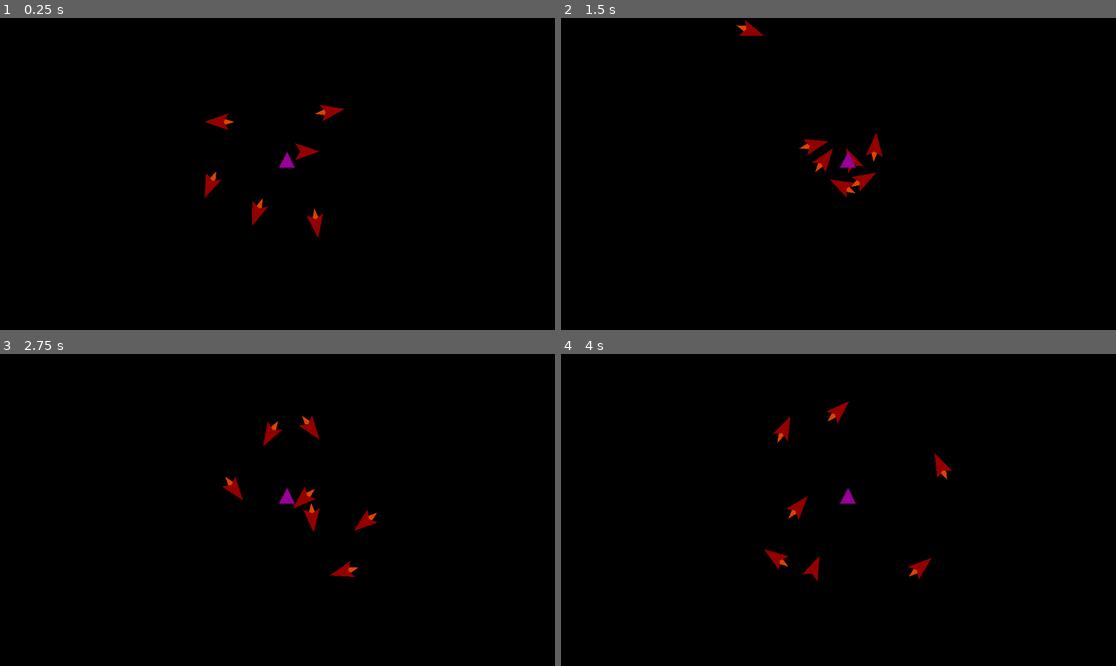
Above: before the commit, frames 1-4 (two rows, left to right).
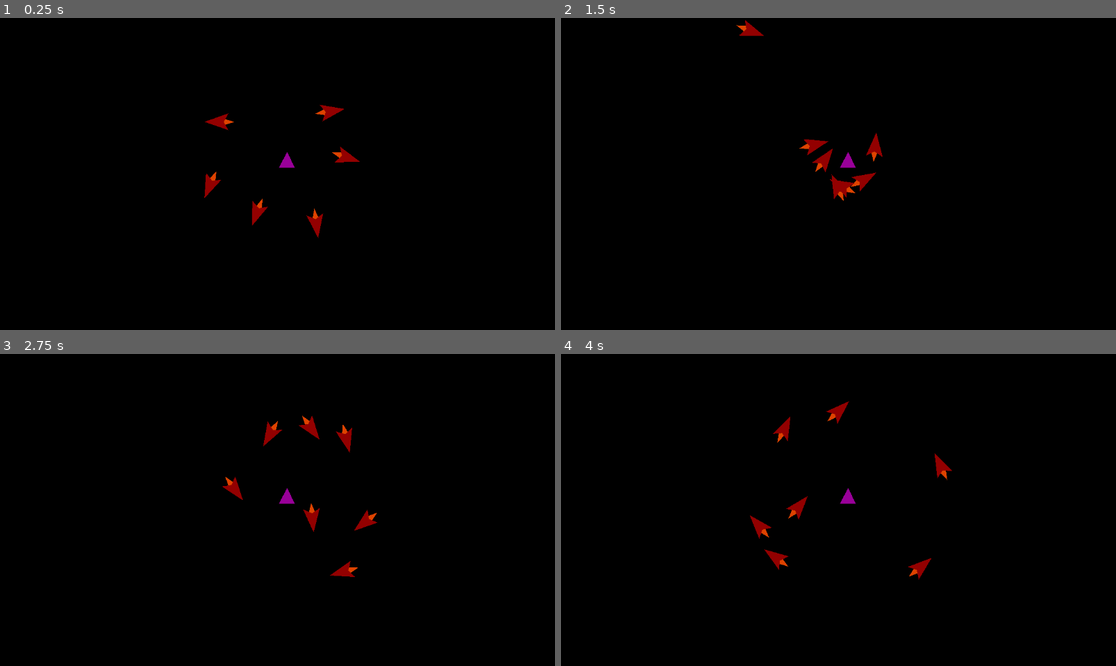
Above: after the commit, the same moments.

Repository: AthertonRoamer/Boethius
Game: Godot game, scene res://world/test_world/test_world.tscn
Two runs of this game, one before a commit and one after it. Both use one fixed random seed, a clock stepped at 60 frames per second and the inputs below. The project has no main scene, so this scene is started directly.
Inputs:
- Up to frame 1 (0.25 s): no input
- Up to frame 2 (1.5 s): hold W (ship_thrust) 0.53-1.28 s; hold D (ship_rotate_clockwise) 0.53-1.28 s; tap A (ship_rotate_counterclockwise) at 1.35 s
- Up to frame 3 (2.75 s): hold W (ship_thrust) from 2.03 s (still down); hold D (ship_rotate_clockwise) from 2.03 s (still down)
- Up to frame 4 (4 s): release D (ship_rotate_clockwise) at 2.78 s; tap A (ship_rotate_counterclockwise) at 2.85 s; release W (ship_thrust) at 3.53 s; hold D (ship_rotate_clockwise) from 3.53 s (still down)

The runs differ from the first frame. In frame 1, 0.2% of the frame differs, in the area x 53-65%, y 40-47%; in frame 2, 0.1%; in frame 3, 0.2%, in the area x 52-64%, y 22-50%; in frame 4, 0.2%.

Commit message:
got art in

Diff:
--- a/boethius/world/test_world/test_world.tscn
+++ b/boethius/world/test_world/test_world.tscn
@@ -12,26 +12,56 @@
 
 [node name="BasicShip7" parent="." instance=ExtResource("2_7xgbe")]
 rotation = 1.9282
+auto_uses_space_physics = null
+friction = null
+thrust_accel = null
+rotation_speed = null
+max_speed = null
 
 [node name="BasicShip6" parent="." instance=ExtResource("2_7xgbe")]
 position = Vector2(624, 342)
 rotation = 1.00857
+auto_uses_space_physics = null
+friction = null
+thrust_accel = null
+rotation_speed = null
+max_speed = null
 
 [node name="BasicShip" parent="." instance=ExtResource("2_7xgbe")]
 position = Vector2(549, 314)
 rotation = 1.547
+auto_uses_space_physics = null
+friction = null
+thrust_accel = null
+rotation_speed = null
+max_speed = null
 
 [node name="BasicShip2" parent="." instance=ExtResource("2_7xgbe")]
 position = Vector2(497, 280)
 rotation = 2.65841
+auto_uses_space_physics = null
+friction = null
+thrust_accel = null
+rotation_speed = null
+max_speed = null
 
 [node name="BasicShip3" parent="." instance=ExtResource("2_7xgbe")]
 position = Vector2(541, 243)
 rotation = -2.53245
+auto_uses_space_physics = null
+friction = null
+thrust_accel = null
+rotation_speed = null
+max_speed = null
 
 [node name="BasicShip4" parent="." instance=ExtResource("2_7xgbe")]
 position = Vector2(628, 277)
-under_player_control = true
+under_player_control = null
+auto_uses_space_physics = null
+friction = null
+thrust_accel = null
+rotation_speed = null
+max_speed = null
 
 [node name="Polygon2D2" type="Polygon2D" parent="."]
 color = Color(0.601399, 0.000265874, 0.60159, 1)
@@ -41,3 +71,8 @@
 [node name="BasicShip5" parent="." instance=ExtResource("2_7xgbe")]
 position = Vector2(602, 230)
 rotation = -0.65897
+auto_uses_space_physics = null
+friction = null
+thrust_accel = null
+rotation_speed = null
+max_speed = null
Binary file added: boethius/Bg-1.png
Not shown, added: boethius/Bg-1.png.import
Binary file added: boethius/Bg-2.png
Not shown, added: boethius/Bg-2.png.import
Binary file added: boethius/Bg-3.png
Not shown, added: boethius/Bg-3.png.import
Binary file changed: boethius/Ships.png
Not shown, removed: Ships.png
